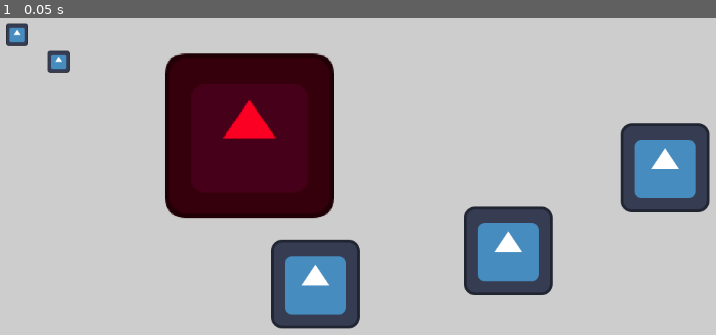
Above: before the commit, frame 1.
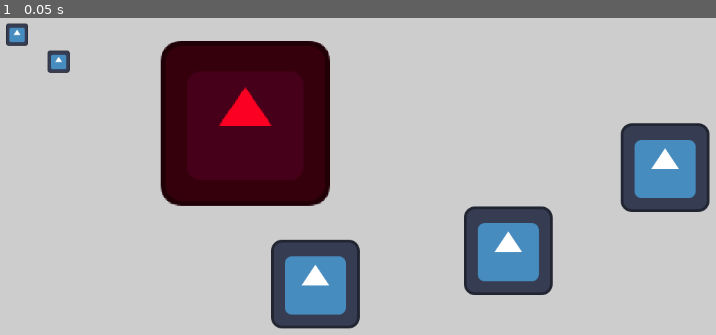
Above: after the commit, the same moment.

Repository: EggBreakfast/susa-26
Game: Godot game, scene res://multiplayer_mechanics/multiplayer_dragging/multiplayer_dragging.tscn
Two runs of this game, one before a commit and one after it. Both use one fixed random seed, a clock stepped at 60 frames per second and the inputs below. This scene is started directly instead of the project's main scene. The engine's default icon, where the game draws it, is replaced by a stand-in: a white triangle on a blue panel in a dark square.
Inputs:
- Up to frame 1 (0.05 s): no input

The runs differ from the first frame. In frame 1, 3.0% of the frame differs, in the area x 22-47%, y 7-64%.

Commit message:
Will's first push

Diff:
--- /dev/null
+++ b/Menu/Main Menu.gd
@@ -0,0 +1,13 @@
+extends Node2D
+
+@export var sceneName : StringName
+func _on_start_pressed() -> void:
+	get_tree().change_scene_to_file(sceneName)
+
+func _on_options_pressed() -> void:
+	#get_tree().change_scene_to_file()
+	pass
+
+
+func _on_quit_pressed() -> void:
+	get_tree().quit()
--- /dev/null
+++ b/Menu/MainMenu.tscn
@@ -0,0 +1,41 @@
+[gd_scene load_steps=4 format=3 uid="uid://nadq2be47h3u"]
+
+[ext_resource type="Script" uid="uid://ywy4g3nh2m4s" path="res://Menu/Main Menu.gd" id="1_1nsi7"]
+[ext_resource type="Texture2D" uid="uid://bk0uamqeiapia" path="res://Menu/Buttons and "logo"/Quit.png" id="2_swd6r"]
+[ext_resource type="Texture2D" uid="uid://jtlf7f43rw7n" path="res://Menu/Buttons Highlighted/QuitH.png" id="5_um3lu"]
+
+[node name="Main Menu" type="Node2D"]
+script = ExtResource("1_1nsi7")
+
+[node name="Button_Manager" type="Control" parent="."]
+layout_mode = 3
+anchors_preset = 0
+offset_right = 40.0
+offset_bottom = 40.0
+
+[node name="Start" type="TextureButton" parent="Button_Manager"]
+layout_mode = 0
+offset_left = 538.0
+offset_top = 36.0
+offset_right = 1058.0
+offset_bottom = 208.0
+
+[node name="Options" type="TextureButton" parent="Button_Manager"]
+layout_mode = 0
+offset_left = 551.0
+offset_top = 248.0
+offset_right = 1071.0
+offset_bottom = 420.0
+
+[node name="Quit" type="TextureButton" parent="Button_Manager"]
+layout_mode = 0
+offset_left = 573.0
+offset_top = 251.0
+offset_right = 1097.0
+offset_bottom = 775.0
+texture_normal = ExtResource("5_um3lu")
+texture_hover = ExtResource("2_swd6r")
+
+[connection signal="pressed" from="Button_Manager/Start" to="." method="_on_start_pressed"]
+[connection signal="pressed" from="Button_Manager/Options" to="." method="_on_options_pressed"]
+[connection signal="pressed" from="Button_Manager/Quit" to="." method="_on_quit_pressed"]
--- a/customers/eyeguy/eyeguy.tscn
+++ b/customers/eyeguy/eyeguy.tscn
@@ -111,5 +111,5 @@
 max_timer_duration = 20.0
 metadata/_custom_type_script = "uid://t40qpvbwnk7f"
 
-[node name="Customer" unique_id=159484568 instance=ExtResource("1_b6re7")]
+[node name="Customer" instance=ExtResource("1_b6re7")]
 data = SubResource("Resource_4tlt8")
--- a/multiplayer_mechanics/multiplayer_dragging/multiplayer_dragging.tscn
+++ b/multiplayer_mechanics/multiplayer_dragging/multiplayer_dragging.tscn
@@ -1,26 +1,26 @@
-[gd_scene format=3 uid="uid://b8yhawf77t6xk"]
+[gd_scene load_steps=5 format=3 uid="uid://b8yhawf77t6xk"]
 
 [ext_resource type="PackedScene" uid="uid://31a85ebjcobg" path="res://multiplayer_mechanics/multiplayer_dragging/cursor/cursor_1.tscn" id="1_2n56a"]
 [ext_resource type="PackedScene" uid="uid://c1fgs02uimq30" path="res://multiplayer_mechanics/multiplayer_dragging/cursor/cursor_2.tscn" id="2_8r100"]
 [ext_resource type="PackedScene" uid="uid://dm1f7vq024mrw" path="res://multiplayer_mechanics/multiplayer_dragging/stove/stove.tscn" id="3_14k70"]
 [ext_resource type="PackedScene" uid="uid://dmddw8o1xj52a" path="res://multiplayer_mechanics/multiplayer_dragging/draggable/draggable.tscn" id="4_qnn1r"]
 
-[node name="MultiplayerDragging" type="Node2D" unique_id=285797780]
+[node name="MultiplayerDragging" type="Node2D"]
 
-[node name="CanvasLayer" type="CanvasLayer" parent="." unique_id=1729037907]
+[node name="CanvasLayer" type="CanvasLayer" parent="."]
 
-[node name="Cursor1" parent="CanvasLayer" unique_id=913670594 instance=ExtResource("1_2n56a")]
+[node name="Cursor1" parent="CanvasLayer" instance=ExtResource("1_2n56a")]
 
-[node name="Cursor2" parent="CanvasLayer" unique_id=326591762 instance=ExtResource("2_8r100")]
+[node name="Cursor2" parent="CanvasLayer" instance=ExtResource("2_8r100")]
 
-[node name="Stove" parent="." unique_id=1507517867 instance=ExtResource("3_14k70")]
-position = Vector2(361, 170)
+[node name="Stove" parent="." instance=ExtResource("3_14k70")]
+position = Vector2(355.00003, 152)
 
-[node name="Draggable" parent="." unique_id=1299935962 instance=ExtResource("4_qnn1r")]
+[node name="Draggable" parent="." instance=ExtResource("4_qnn1r")]
 position = Vector2(734, 336)
 
-[node name="Draggable2" parent="." unique_id=1980044353 instance=ExtResource("4_qnn1r")]
+[node name="Draggable2" parent="." instance=ExtResource("4_qnn1r")]
 position = Vector2(960, 216)
 
-[node name="Draggable3" parent="." unique_id=289850671 instance=ExtResource("4_qnn1r")]
+[node name="Draggable3" parent="." instance=ExtResource("4_qnn1r")]
 position = Vector2(456, 384)
--- a/project.godot
+++ b/project.godot
@@ -15,8 +15,8 @@
 [application]
 
 config/name="SUSA 26"
-run/main_scene="uid://8npokvov3g2i"
-config/features=PackedStringArray("4.6", "Forward Plus")
+run/main_scene="uid://nadq2be47h3u"
+config/features=PackedStringArray("4.5", "Forward Plus")
 config/icon="res://sprites/icon.svg"
 
 [display]
Binary file added: Menu/Buttons Highlighted/QuitH.png
Not shown, added: Menu/Buttons Highlighted/QuitH.png.import
Binary file added: Menu/Buttons Highlighted/StartH.png
Not shown, added: Menu/Buttons Highlighted/StartH.png.import
Binary file added: Menu/Buttons and "logo"/Quit.png
Not shown, added: Menu/Buttons and "logo"/Quit.png.import
Binary file added: Menu/Buttons and "logo"/Start.png
Not shown, added: Menu/Buttons and "logo"/Start.png.import
Not shown, added: Menu/Main Menu.gd.uid
Renamed: kitchen/kitchen.tscn -> customers/_customer/kitchen.tscn
Not shown: 1 places in customers/eyeguy/eyeguy.tscn that only renumber resources
Not shown, added: .DS_Store
(and 7 more such lines)
